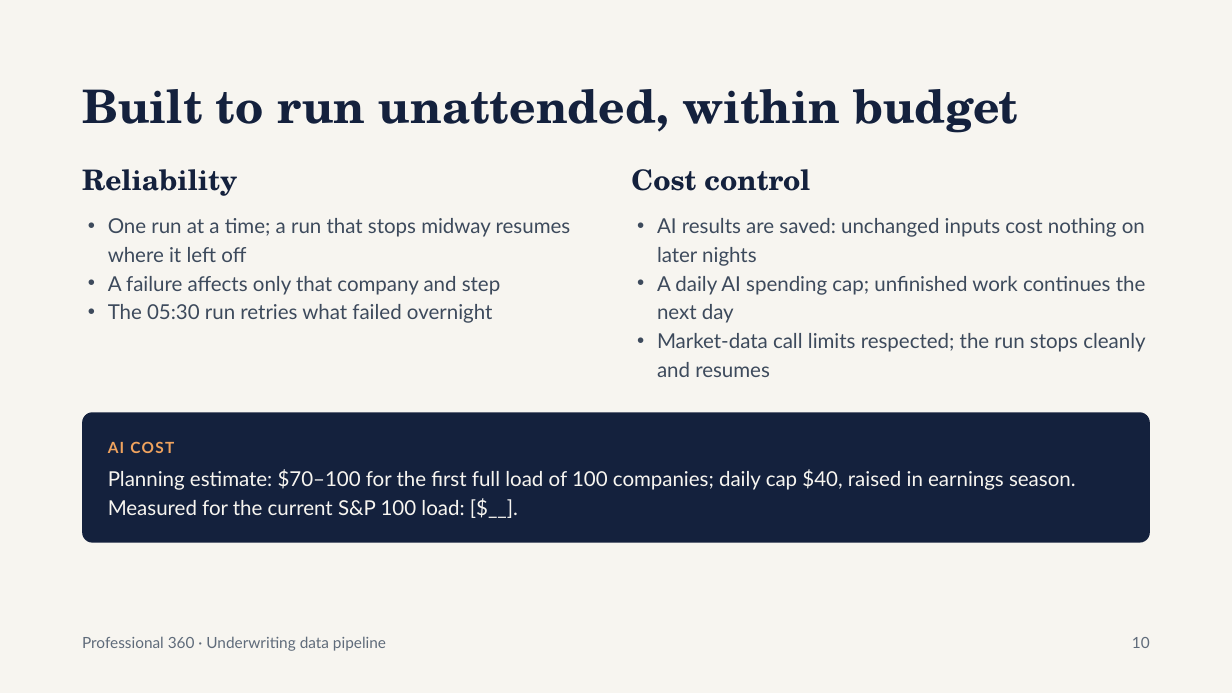
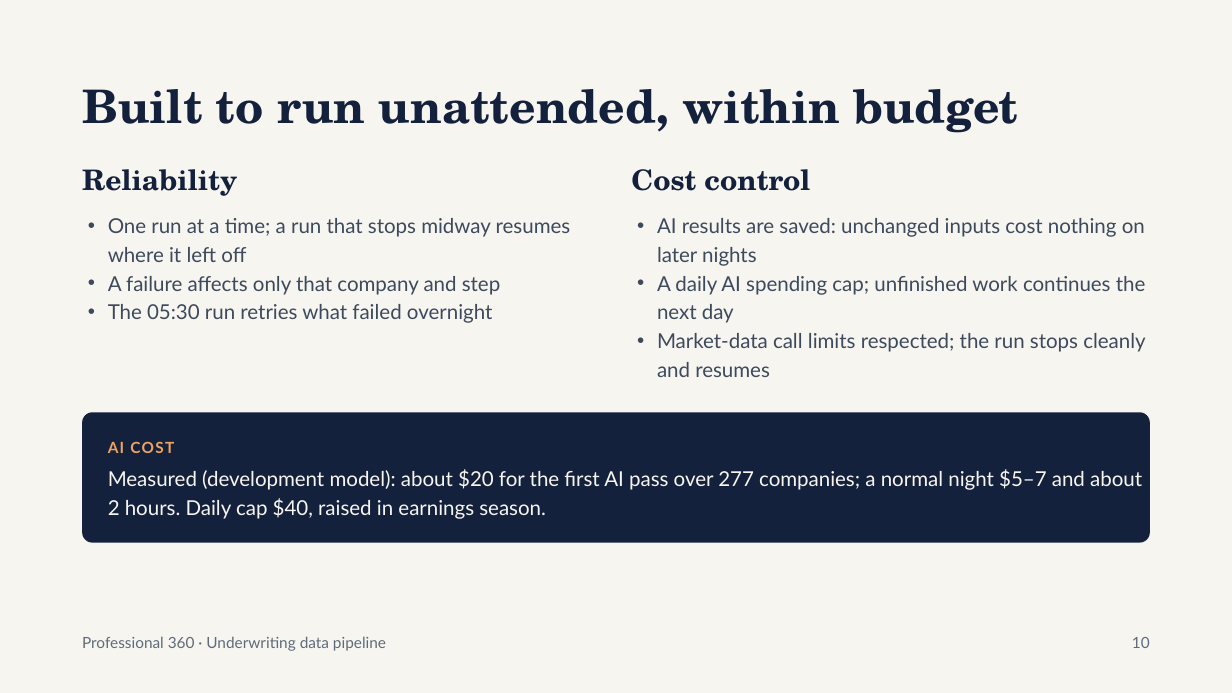
Before and after one commit to jiehuan/prof360, a slide deck: slide 10 of docs/Underwriting Data Pipeline Day-to-Day Workflow.pptx. Drawn at 1232x693 pixels with LibreOffice and Linux fonts; fonts in the diff are those of the drawing. Boxes give left, top, right and bottom in pixels: in the first picture for what was removed or moved away, otherwise in the second. Text is boxed around its words. In the diff, an @@ line names an element or a change of style, - is before the commit and + after.

```diff
--- a/docs/Underwriting Data Pipeline Day-to-Day Workflow.pptx
+++ b/docs/Underwriting Data Pipeline Day-to-Day Workflow.pptx
@@ text at box(108, 469, 1142, 519): text changed @@
-Planning estimate: $70–100 for the first full load of 100 companies; daily cap $40, raised in earnings season. Measured for the current S&P 100 load: [$__].
+Measured (development model): about $20 for the first AI pass over 277 companies; a normal night $5–7 and about 2 hours. Daily cap $40, raised in earnings season.
```
Also in this commit, not shown: 3 other slides changed.
